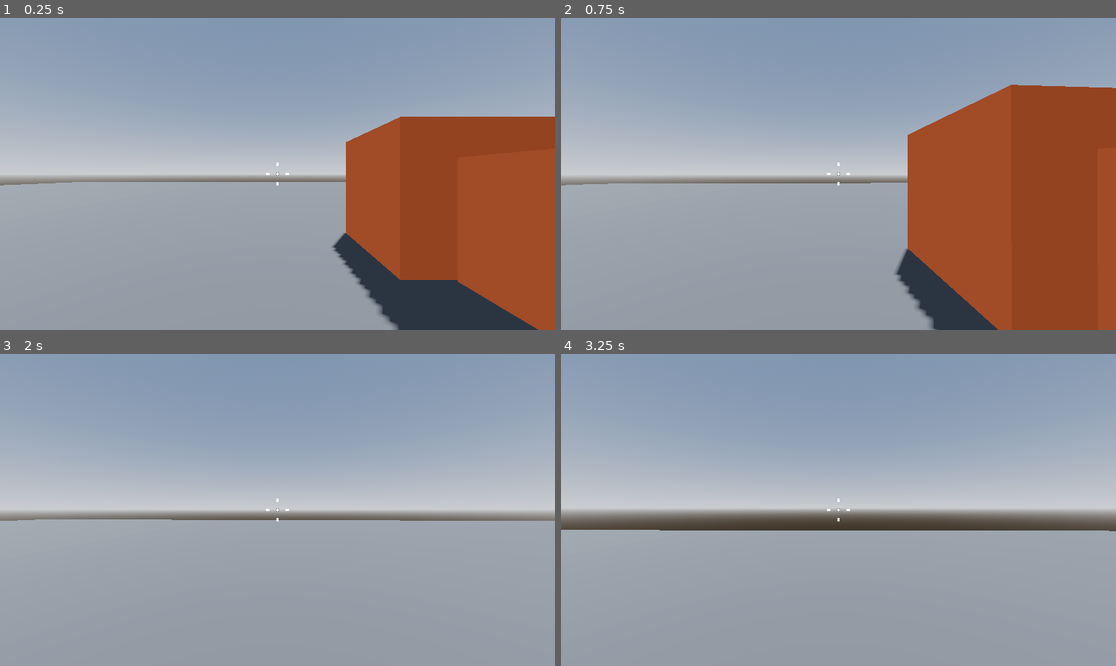
Above: before the commit, frames 1-4 (two rows, left to right).
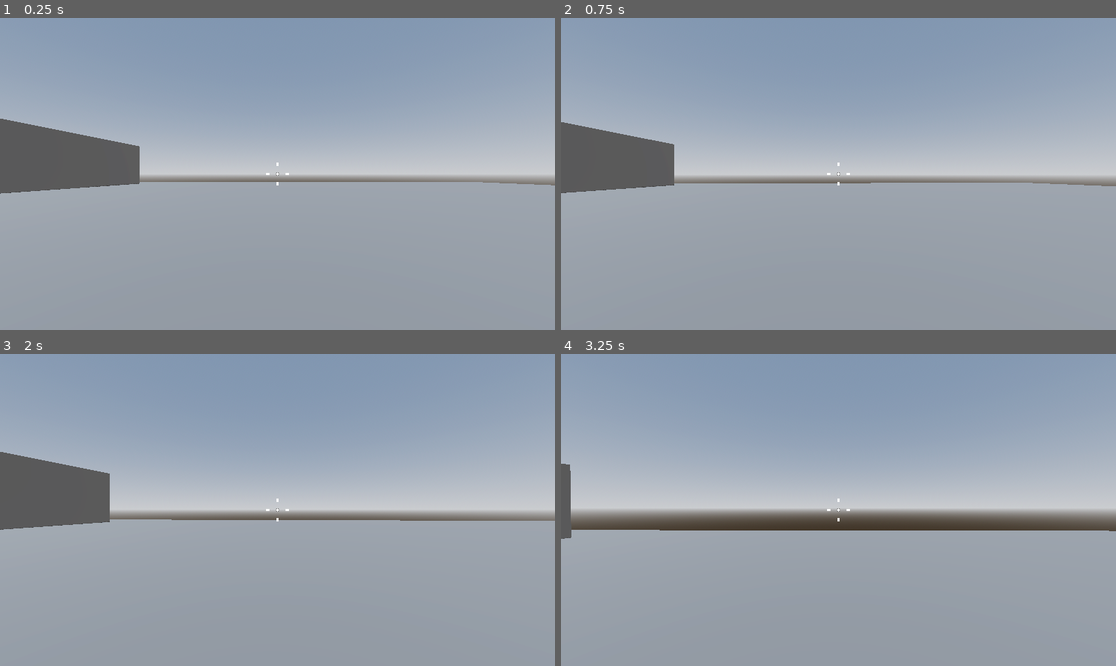
Above: after the commit, the same moments.

Repository: ericvennemeyer/RoboRampage
Game: Godot game, scene res://Levels/sandbox.tscn
Two runs of this game, one before a commit and one after it. Both use one fixed random seed, a clock stepped at 60 frames per second and the inputs below.
Inputs (mouse positions are in pixels of both pictures, inside the frame that each line leads up to):
- Up to frame 1 (0.25 s): no input
- Up to frame 2 (0.75 s): tap Enter at 0.5 s; move the mouse to (866, 174) at 0.52 s; hold W (move_forward) from 0.53 s (still down)
- Up to frame 3 (2 s): keep holding W (move_forward); tap Space (jump) at 0.77, 1.52 s; move the mouse to (249, 510) at 1.27 s
- Up to frame 4 (3.25 s): keep holding W (move_forward); move the mouse to (849, 503) at 2.02 s; move the mouse to (832, 516) at 2.77 s; tap Space (jump) at 3.02 s

The runs differ from the first frame. In frame 1, 29% of the frame differs, in the area x 0-100%, y 31-100%; in frame 2, 31%, in the area x 0-100%, y 21-100%; in frame 3, 4.0%; in frame 4, 0.4%.

Commit message:
4.8 -- Making a Prototype Sandbox

Diff:
--- /dev/null
+++ b/Levels/Materials/GrayMaterial.tres
@@ -0,0 +1,4 @@
+[gd_resource type="StandardMaterial3D" format=3 uid="uid://b52ebr2rphali"]
+
+[resource]
+albedo_color = Color(0.289741, 0.289741, 0.289741, 1)
--- /dev/null
+++ b/Levels/Materials/OrangeMaterial.tres
@@ -0,0 +1,4 @@
+[gd_resource type="StandardMaterial3D" format=3 uid="uid://pfrsgew3jh87"]
+
+[resource]
+albedo_color = Color(1, 0.461, 0.23, 1)
--- a/Levels/sandbox.tscn
+++ b/Levels/sandbox.tscn
@@ -1,7 +1,9 @@
 [gd_scene load_steps=8 format=3 uid="uid://d1ao36myh77qq"]
 
 [ext_resource type="PackedScene" uid="uid://f22au7be1on2" path="res://Player/player.tscn" id="1_7t7j1"]
+[ext_resource type="Material" uid="uid://b52ebr2rphali" path="res://Levels/Materials/GrayMaterial.tres" id="1_fmlkh"]
 [ext_resource type="Script" uid="uid://ocrdiea6xgou" path="res://Levels/crosshair.gd" id="2_fukds"]
+[ext_resource type="Material" uid="uid://pfrsgew3jh87" path="res://Levels/Materials/OrangeMaterial.tres" id="4_um60u"]
 
 [sub_resource type="ProceduralSkyMaterial" id="ProceduralSkyMaterial_rru0v"]
 sky_horizon_color = Color(0.662243, 0.671743, 0.686743, 1)
@@ -16,12 +18,6 @@
 tonemap_mode = 2
 glow_enabled = true
 
-[sub_resource type="StandardMaterial3D" id="StandardMaterial3D_o45c4"]
-albedo_color = Color(0.289741, 0.289741, 0.289741, 1)
-
-[sub_resource type="StandardMaterial3D" id="StandardMaterial3D_fukds"]
-albedo_color = Color(1, 0.461, 0.23, 1)
-
 [node name="Sandbox" type="Node3D"]
 
 [node name="WorldEnvironment" type="WorldEnvironment" parent="."]
@@ -35,7 +31,7 @@
 transform = Transform3D(1, 0, 0, 0, 1, 0, 0, 0, 1, 0, -0.5, 0)
 use_collision = true
 size = Vector3(64, 1, 64)
-material = SubResource("StandardMaterial3D_o45c4")
+material = ExtResource("1_fmlkh")
 
 [node name="Player" parent="." instance=ExtResource("1_7t7j1")]
 transform = Transform3D(1, 0, 0, 0, 1, 0, 0, 0, 1, 0, 1, 0)
@@ -51,20 +47,88 @@
 layout_mode = 2
 script = ExtResource("2_fukds")
 
-[node name="Platform 01" type="CSGBox3D" parent="."]
-transform = Transform3D(1, 0, 0, 0, 1, 0, 0, 0, 1, 2.33382, 0.500001, 0.093311)
+[node name="LevelObjects" type="Node3D" parent="."]
+
+[node name="Platform 01" type="CSGBox3D" parent="LevelObjects"]
+transform = Transform3D(-4.37114e-08, 0, 1, 0, 1, 0, -1, 0, -4.37114e-08, -14.4498, 0.500001, -1.11251)
 use_collision = true
 size = Vector3(2, 1, 1)
-material = SubResource("StandardMaterial3D_fukds")
+material = ExtResource("4_um60u")
 
-[node name="Platform 02" type="CSGBox3D" parent="."]
-transform = Transform3D(1, 0, 0, 0, 1, 0, 0, 0, 1, 3.67733, 0.500001, -1.45321)
+[node name="Platform 02" type="CSGBox3D" parent="LevelObjects"]
+transform = Transform3D(-4.37114e-08, 0, 1, 0, 1, 0, -1, 0, -4.37114e-08, -15.9964, 0.500001, -2.45602)
 use_collision = true
 size = Vector3(3, 2, 2)
-material = SubResource("StandardMaterial3D_fukds")
+material = ExtResource("4_um60u")
 
-[node name="Platform 03" type="CSGBox3D" parent="."]
-transform = Transform3D(1, 0, 0, 0, 1, 0, 0, 0, 1, 2.5061, 0.500001, -3.49342)
+[node name="Platform 06" type="CSGBox3D" parent="LevelObjects"]
+transform = Transform3D(1, 0, 0, 0, 1, 0, 0, 0, 1, -17.4964, 0.5, 17.544)
+use_collision = true
+size = Vector3(2, 1, 2)
+material = ExtResource("4_um60u")
+
+[node name="Platform 07" type="CSGBox3D" parent="LevelObjects"]
+transform = Transform3D(1, 0, 0, 0, 1, 0, 0, 0, 1, 26.5036, 0.5, 17.544)
+use_collision = true
+size = Vector3(5, 1, 5)
+material = ExtResource("4_um60u")
+
+[node name="Platform 08" type="CSGBox3D" parent="LevelObjects"]
+transform = Transform3D(1, 0, 0, 0, 1, 0, 0, 0, 1, 21.2036, 1, 17.544)
+use_collision = true
+size = Vector3(5, 2, 5)
+material = ExtResource("4_um60u")
+
+[node name="Platform 09" type="CSGBox3D" parent="LevelObjects"]
+transform = Transform3D(1, 0, 0, 0, 1, 0, 0, 0, 1, 15.5036, 1.5, 17.544)
+use_collision = true
+size = Vector3(6, 3, 5)
+material = ExtResource("4_um60u")
+
+[node name="Platform 10" type="CSGBox3D" parent="LevelObjects"]
+transform = Transform3D(1, 0, 0, 0, 1, 0, 0, 0, 1, 11.9036, 2, 22.544)
+use_collision = true
+size = Vector3(5, 4, 5)
+material = ExtResource("4_um60u")
+
+[node name="Platform 03" type="CSGBox3D" parent="LevelObjects"]
+transform = Transform3D(1, 0, 0, 0, 1, 0, 0, 0, 1, -18.0366, 0.500001, -1.28479)
 use_collision = true
 size = Vector3(2, 3, 2)
-material = SubResource("StandardMaterial3D_fukds")
+material = ExtResource("4_um60u")
+
+[node name="Platform 04" type="CSGBox3D" parent="LevelObjects"]
+transform = Transform3D(-4.37114e-08, 0, 1, 0, 1, 0, -1, 0, -4.37114e-08, -17.9964, 1.5, 1.24398)
+use_collision = true
+size = Vector3(3, 3, 2)
+material = ExtResource("4_um60u")
+
+[node name="Platform 05" type="CSGBox3D" parent="LevelObjects"]
+transform = Transform3D(-4.37114e-08, 0, 1, 0, 1, 0, -1, 0, -4.37114e-08, -17.9964, 2, 3.74398)
+use_collision = true
+size = Vector3(2, 4, 2)
+material = ExtResource("4_um60u")
+
+[node name="Building" type="CSGBox3D" parent="LevelObjects"]
+transform = Transform3D(1, 0, 0, 0, 1, 0, 0, 0, 1, -23.4853, 2.5, -19.685)
+use_collision = true
+size = Vector3(10, 5, 15)
+material = ExtResource("1_fmlkh")
+
+[node name="Building2" type="CSGBox3D" parent="LevelObjects"]
+transform = Transform3D(1, 0, 0, 0, 1, 0, 0, 0, 1, -23.4853, 2.5, 1.31504)
+use_collision = true
+size = Vector3(10, 5, 15)
+material = ExtResource("1_fmlkh")
+
+[node name="Building3" type="CSGBox3D" parent="LevelObjects"]
+transform = Transform3D(1, 0, 0, 0, 1, 0, 0, 0, 1, -23.4853, 2.5, 20.315)
+use_collision = true
+size = Vector3(10, 5, 15)
+material = ExtResource("1_fmlkh")
+
+[node name="Building4" type="CSGBox3D" parent="LevelObjects"]
+transform = Transform3D(-4.37114e-08, 0, 1, 0, 1, 0, -1, 0, -4.37114e-08, 22.5147, 2.5, 25.115)
+use_collision = true
+size = Vector3(10, 5, 15)
+material = ExtResource("1_fmlkh")
